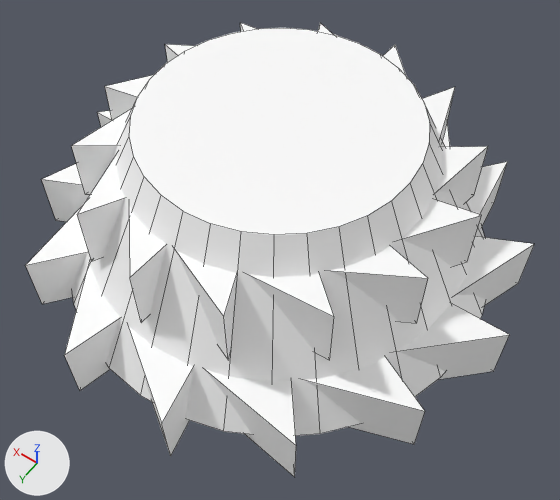
The OBJ model src/main/resources/assets/terra_diver/models/block/drill/drill_5x5.obj: old version first, new version second.
Before and after are seen from a 50 mm camera at (-2.9, 4.25, 7.49) aimed at (0.2, -0.08, 0.67). Every picture has the same lights, and +X, +Y and +Z are marked at lower left. The older version comes first. Mesh edges are drawn as thin lines. Where no turn or scale is listed for an object, it has been applied to the vertices.

In view in the first picture: 'drill_5x5'.
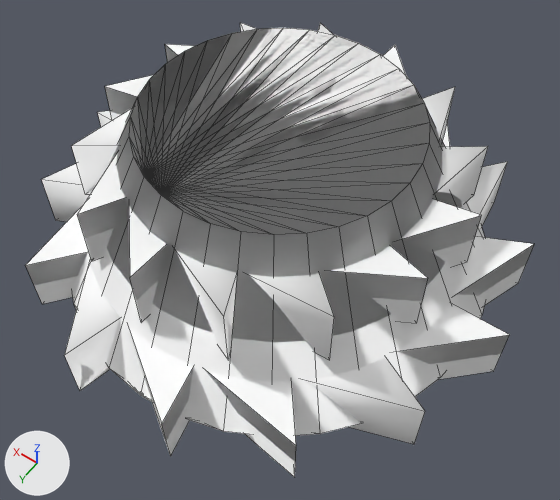
The newer file is also turned or shifted as a whole; pictures and numbers use the older file's frame.

Changed parts and their boxes (x1, y1, x2, y2) in the pictures (560 x 500 px):
part 1 of me_drill_5x5, reshaped
    both: (26, 28, 534, 445)

Diff of the bpy script that builds the scene:
```diff
--- a/src/main/resources/assets/terra_diver/models/block/drill/drill_5x5.obj.py
+++ b/src/main/resources/assets/terra_diver/models/block/drill/drill_5x5.obj.py
@@ me_drill_5x5 @@
 # used by ob_drill_5x5; location = (0.0, 0.0, 0.0)
-me_drill_5x5.from_pydata(...)  # 288 vertices, 202 faces; spans x -2.36..3.36, y -3.29..2.29, z 0.0..2.15
+me_drill_5x5.from_pydata(...)  # 288 vertices, 320 faces; spans x -2.36..3.36, y -3.29..2.29, z 0.0..2.15
+# me_drill_5x5 part 1
+# 33 faces are deleted
+# 120 new faces join them, mat_body (its picture is missing)
+# 31 new faces join them, mat_cutter (its picture is missing)
 me_drill_5x5.materials.append(mat_body)
```
